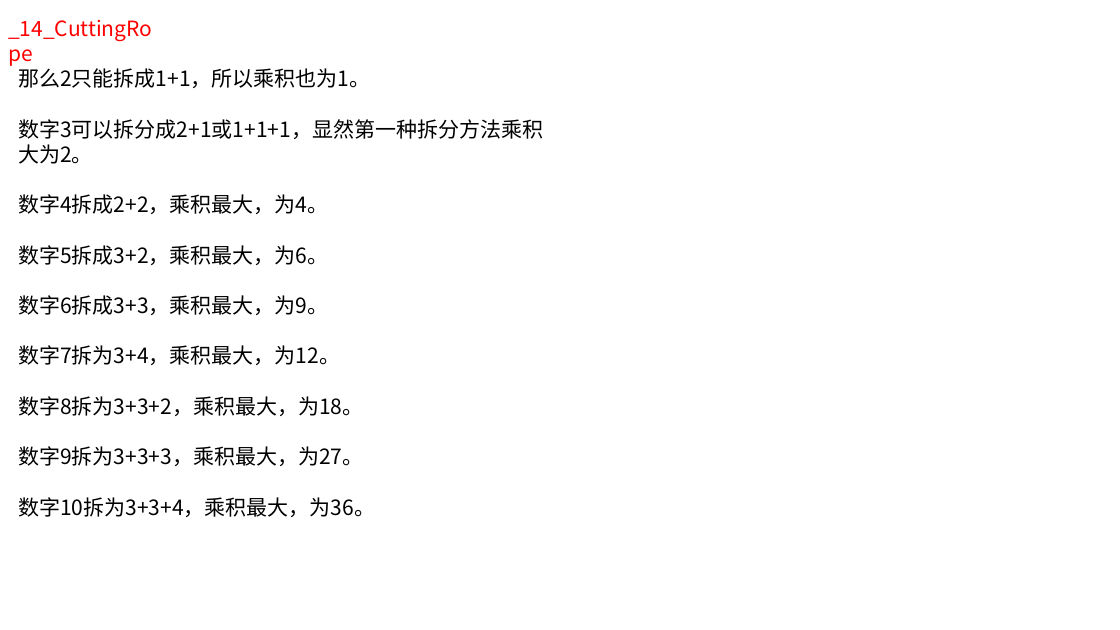
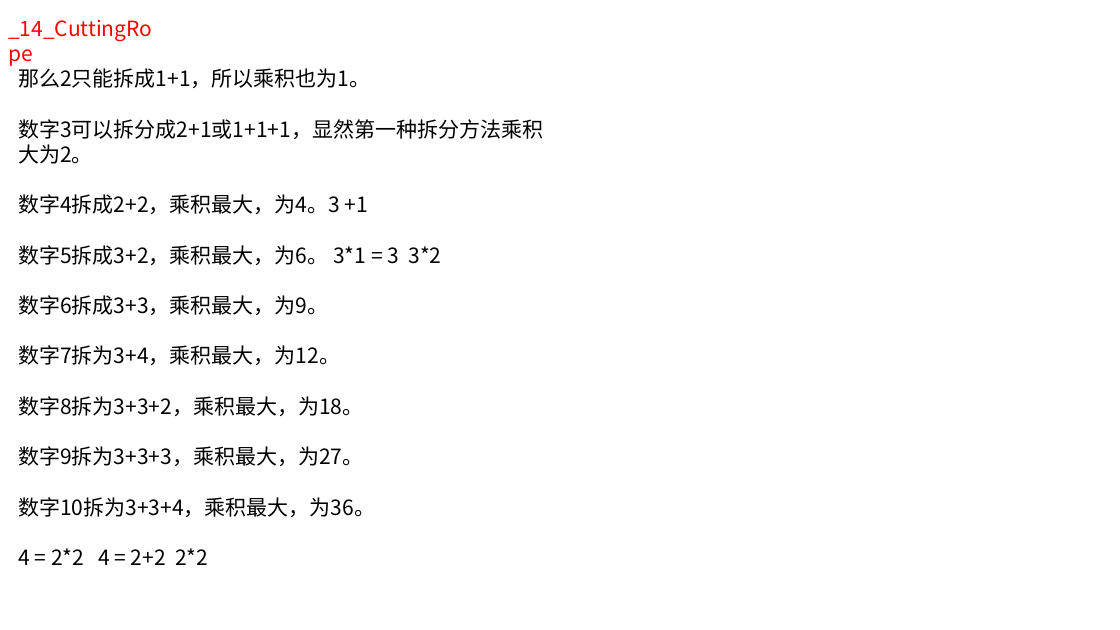
Before and after one commit to kangzao/sword-for-offer, a slide deck: slide 2 of res/deduce.pptx. Drawn at 1120x630 pixels with LibreOffice and Linux fonts; fonts in the diff are those of the drawing. Boxes give left, top, right and bottom in pixels: in the first picture for what was removed or moved away, otherwise in the second. Text is boxed around its words. In the diff, an @@ line names an element or a change of style, - is before the commit and + after.

```diff
--- a/res/deduce.pptx
+++ b/res/deduce.pptx
@@ text at (x1=18, y1=194, x2=441, y2=265): text changed @@
-数字4拆成2+2，乘积最大，为4。
-数字5拆成3+2，乘积最大，为6。
+数字4拆成2+2，乘积最大，为4。3 +1
+数字5拆成3+2，乘积最大，为6。 3*1 = 3 3*2
@@ text at (x1=18, y1=548, x2=208, y2=565): paragraph added @@
+4 = 2*2 4 = 2+2 2*2
```
Also in this commit, not shown: 2 other slides changed, 1 slide added, 1 other file.
